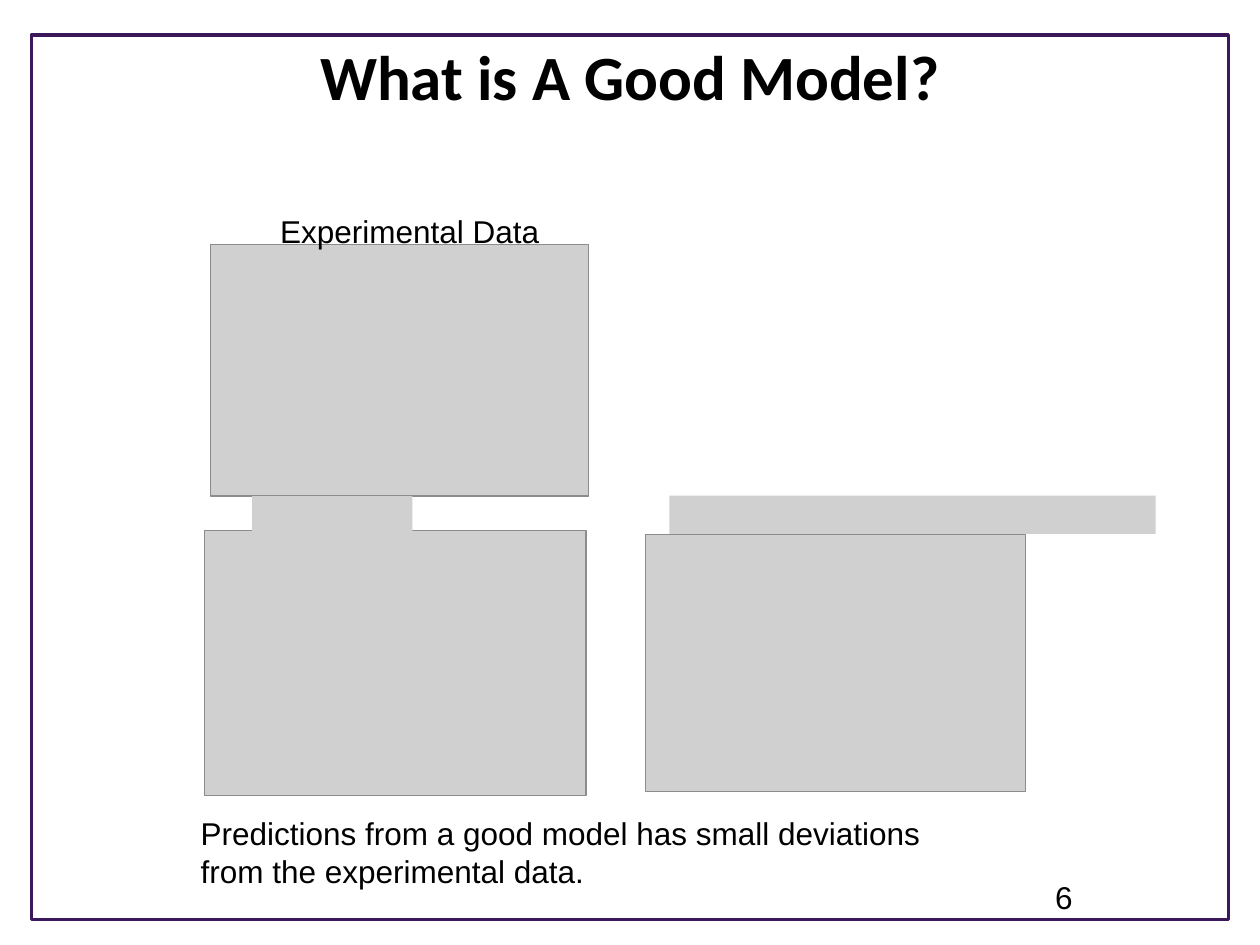
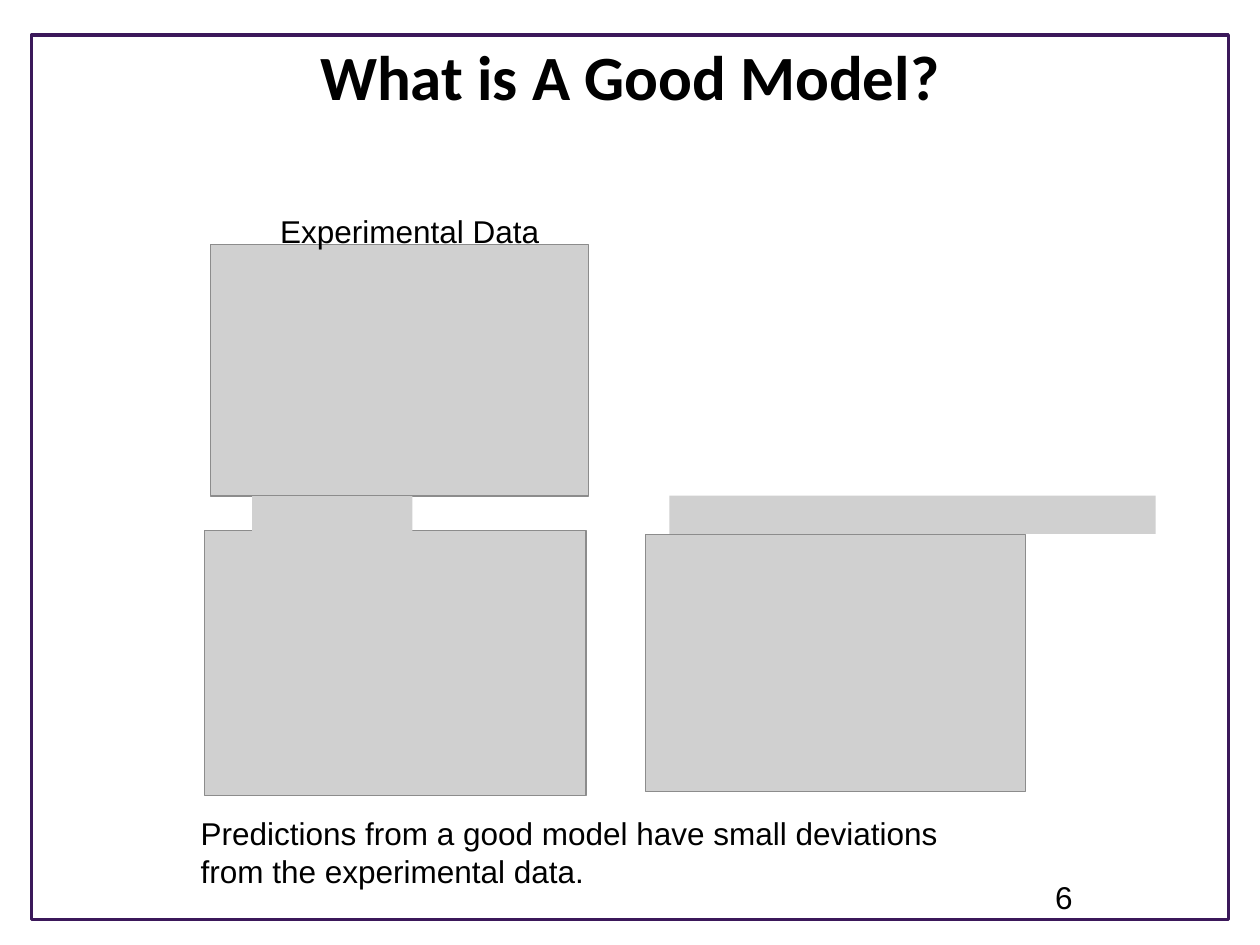
Before and after one commit to joseph-hellerstein/advanced-controls-lectures, a slide deck: slide 6 of classes/winter_2023/lectures/lecture_11-system-identification/system_identification.pptx. Drawn at 1260x945 pixels with LibreOffice and Linux fonts; fonts in the diff are those of the drawing; grey boxes stand for pictures; background and template pictures are left out. Boxes give left, top, right and bottom in pixels: in the first picture for what was removed or moved away, otherwise in the second. Text is boxed around its words. In the diff, an @@ line names an element or a change of style, - is before the commit and + after.

```diff
--- a/classes/winter_2023/lectures/lecture_11-system-identification/system_identification.pptx
+++ b/classes/winter_2023/lectures/lecture_11-system-identification/system_identification.pptx
@@ text at (x1=201, y1=822, x2=938, y2=889): text changed @@
-Predictions from a good model has small deviations from the experimental data.
+Predictions from a good model have small deviations from the experimental data.
```
Also in this commit, not shown: 1 other slide changed, 7 other files.
